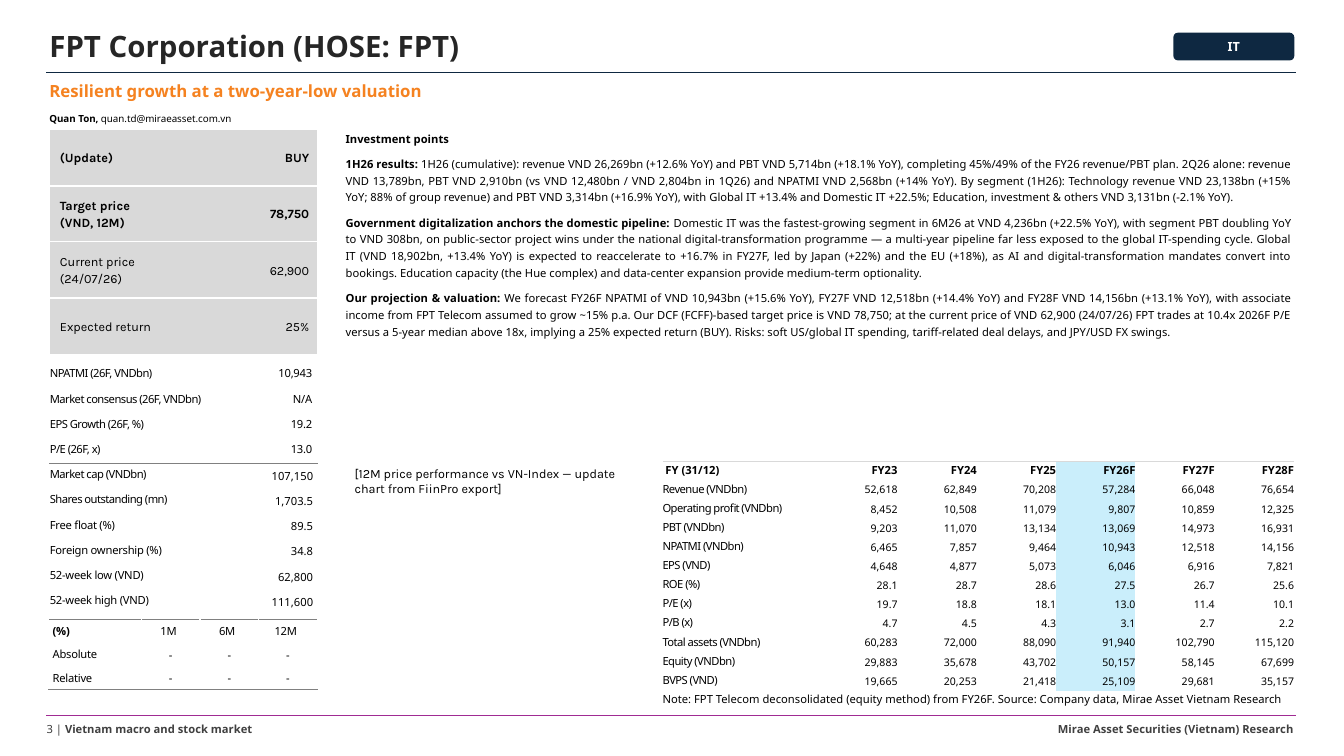
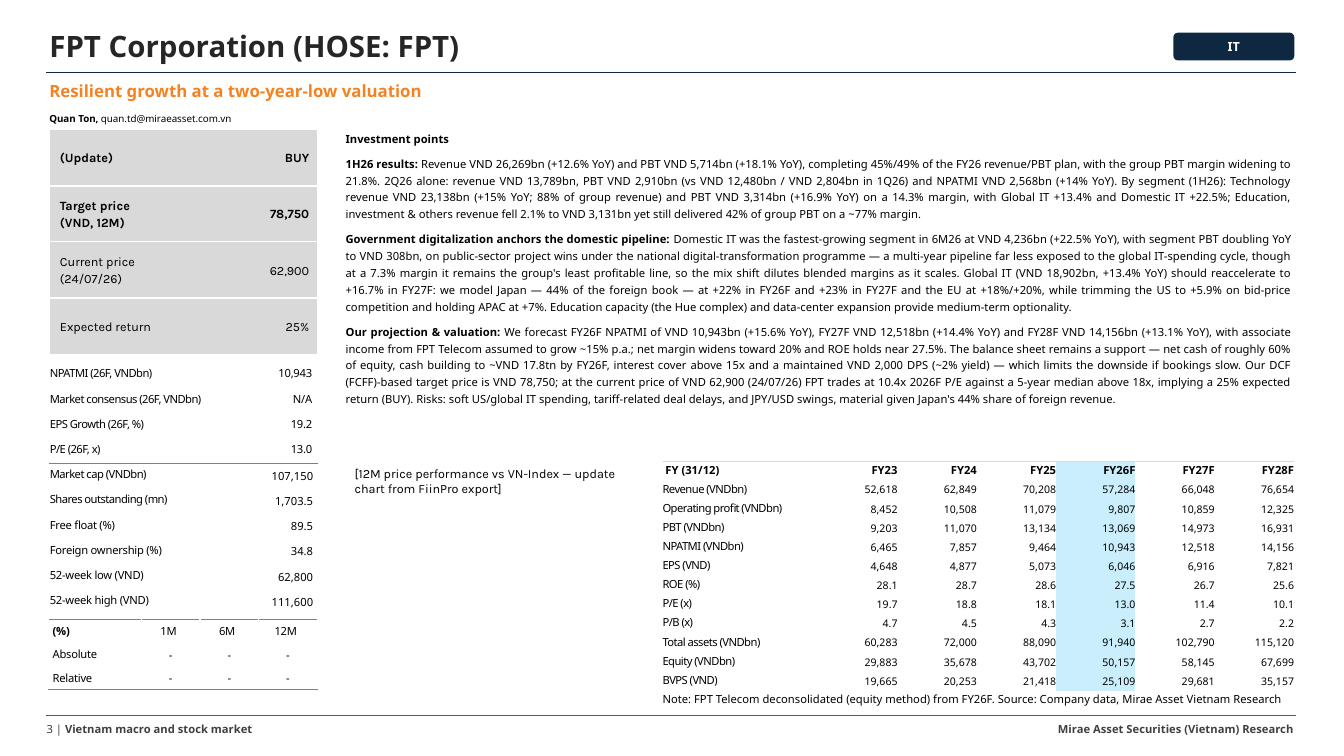
Before and after one commit to datquanton/verbose-guide, a slide deck: slide 3 of MASVN_RS_WM_2H26_outlook_Equity_VN_2026_STBFPT_24July2026.pptx. Drawn at 1344x756 pixels with LibreOffice and Linux fonts; fonts in the diff are those of the drawing. Boxes give left, top, right and bottom in pixels: in the first picture for what was removed or moved away, otherwise in the second. Text is boxed around its words. In the diff, an @@ line names an element or a change of style, - is before the commit and + after.

```diff
--- a/MASVN_RS_WM_2H26_outlook_Equity_VN_2026_STBFPT_24July2026.pptx
+++ b/MASVN_RS_WM_2H26_outlook_Equity_VN_2026_STBFPT_24July2026.pptx
@@ text at bbox=[346, 192, 1291, 406]: text changed @@
-1H26 results: 1H26 (cumulative): revenue VND 26,269bn (+12.6% YoY) and PBT VND 5,714bn (+18.1% YoY), completing 45%/49% of the FY26 revenue/PBT plan. 2Q26 alone: revenue VND 13,789bn, PBT VND 2,910bn (vs VND 12,480bn / VND 2,804bn in 1Q26) and NPATMI VND 2,568bn (+14% YoY). By segment (1H26): Technology revenue VND 23,138bn (+15% YoY; 88% of group revenue) and PBT VND 3,314bn (+16.9% YoY), with Global IT +13.4% and Domestic IT +22.5%; Education, investment & others VND 3,131bn (-2.1% YoY).
-Government digitalization anchors the domestic pipeline: Domestic IT was the fastest-growing segment in 6M26 at VND 4,236bn (+22.5% YoY), with segment PBT doubling YoY to VND 308bn, on public-sector project wins under the national digital-transformation programme — a multi-year pipeline far less exposed to the global IT-spending cycle. Global IT (VND 18,902bn, +13.4% YoY) is expected to reaccelerate to +16.7% in FY27F, led by Japan (+22%) and the EU (+18%), as AI and digital-transformation mandates convert into bookings. Education capacity (the Hue complex) and data-center expansion provide medium-term optionality.
-Our projection & valuation: We forecast FY26F NPATMI of VND 10,943bn (+15.6% YoY), FY27F VND 12,518bn (+14.4% YoY) and FY28F VND 14,156bn (+13.1% YoY), with associate income from FPT Telecom assumed to grow ~15% p.a. Our DCF (FCFF)-based target price is VND 78,750; at the current price of VND 62,900 (24/07/26) FPT trades at 10.4x 2026F P/E versus a 5-year median above 18x, implying a 25% expected return (BUY). Risks: soft US/global IT spending, tariff-related deal delays, and JPY/USD FX swings.
+1H26 results: Revenue VND 26,269bn (+12.6% YoY) and PBT VND 5,714bn (+18.1% YoY), completing 45%/49% of the FY26 revenue/PBT plan, with the group PBT margin widening to 21.8%. 2Q26 alone: revenue VND 13,789bn, PBT VND 2,910bn (vs VND 12,480bn / VND 2,804bn in 1Q26) and NPATMI VND 2,568bn (+14% YoY). By segment (1H26): Technology revenue VND 23,138bn (+15% YoY; 88% of group revenue) and PBT VND 3,314bn (+16.9% YoY) on a 14.3% margin, with Global IT +13.4% and Domestic IT +22.5%; Education, investment & others revenue fell 2.1% to VND 3,131bn yet still delivered 42% of group PBT on a ~77% margin.
+Government digitalization anchors the domestic pipeline: Domestic IT was the fastest-growing segment in 6M26 at VND 4,236bn (+22.5% YoY), with segment PBT doubling YoY to VND 308bn, on public-sector project wins under the national digital-transformation programme — a multi-year pipeline far less exposed to the global IT-spending cycle, though at a 7.3% margin it remains the group's least profitable line, so the mix shift dilutes blended margins as it scales. Global IT (VND 18,902bn, +13.4% YoY) should reaccelerate to +16.7% in FY27F: we model Japan — 44% of the foreign book — at +22% in FY26F and +23% in FY27F and the EU at +18%/+20%, while trimming the US to +5.9% on bid-price competition and holding APAC at +7%. Education capacity (the Hue complex) and data-center expansion provide medium-term optionality.
+Our projection & valuation: We forecast FY26F NPATMI of VND 10,943bn (+15.6% YoY), FY27F VND 12,518bn (+14.4% YoY) and FY28F VND 14,156bn (+13.1% YoY), with associate income from FPT Telecom assumed to grow ~15% p.a.; net margin widens toward 20% and ROE holds near 27.5%. The balance sheet remains a support — net cash of roughly 60% of equity, cash building to ~VND 17.8tn by FY26F, interest cover above 15x and a maintained VND 2,000 DPS (~2% yield) — which limits the downside if bookings slow. Our DCF (FCFF)-based target price is VND 78,750; at the current price of VND 62,900 (24/07/26) FPT trades at 10.4x 2026F P/E against a 5-year median above 18x, implying a 25% expected return (BUY). Risks: soft US/global IT spending, tariff-related deal delays, and JPY/USD swings, material given Japan's 44% share of foreign revenue.
```
Also in this commit, not shown: 1 other slide changed.
